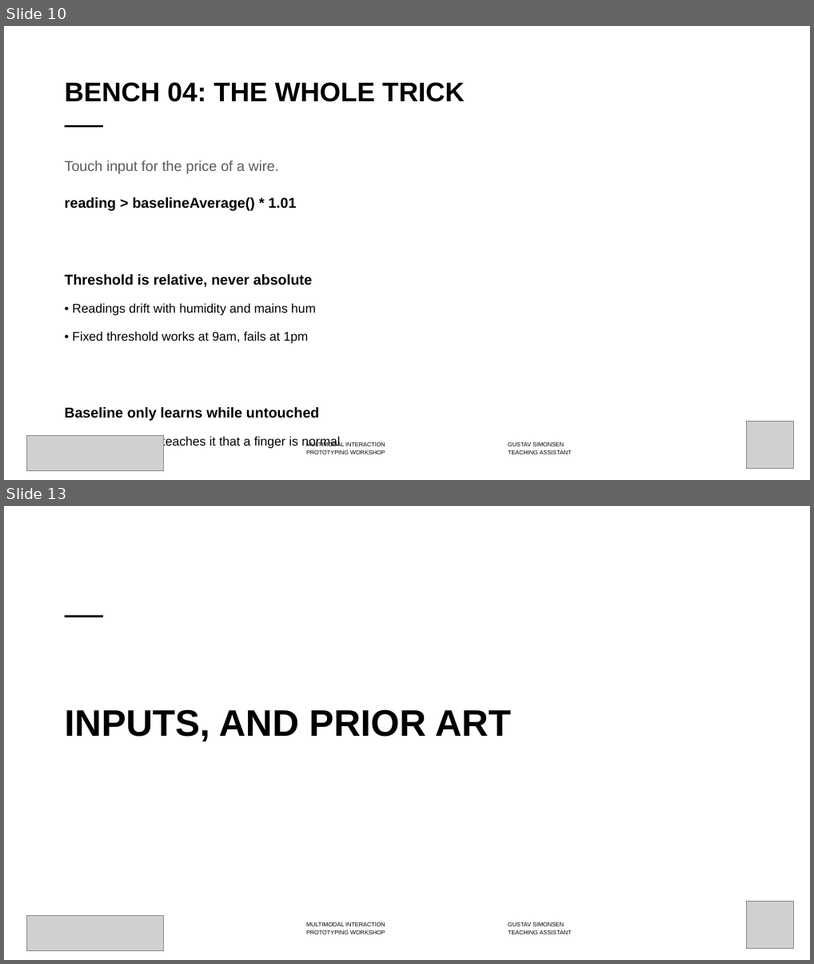
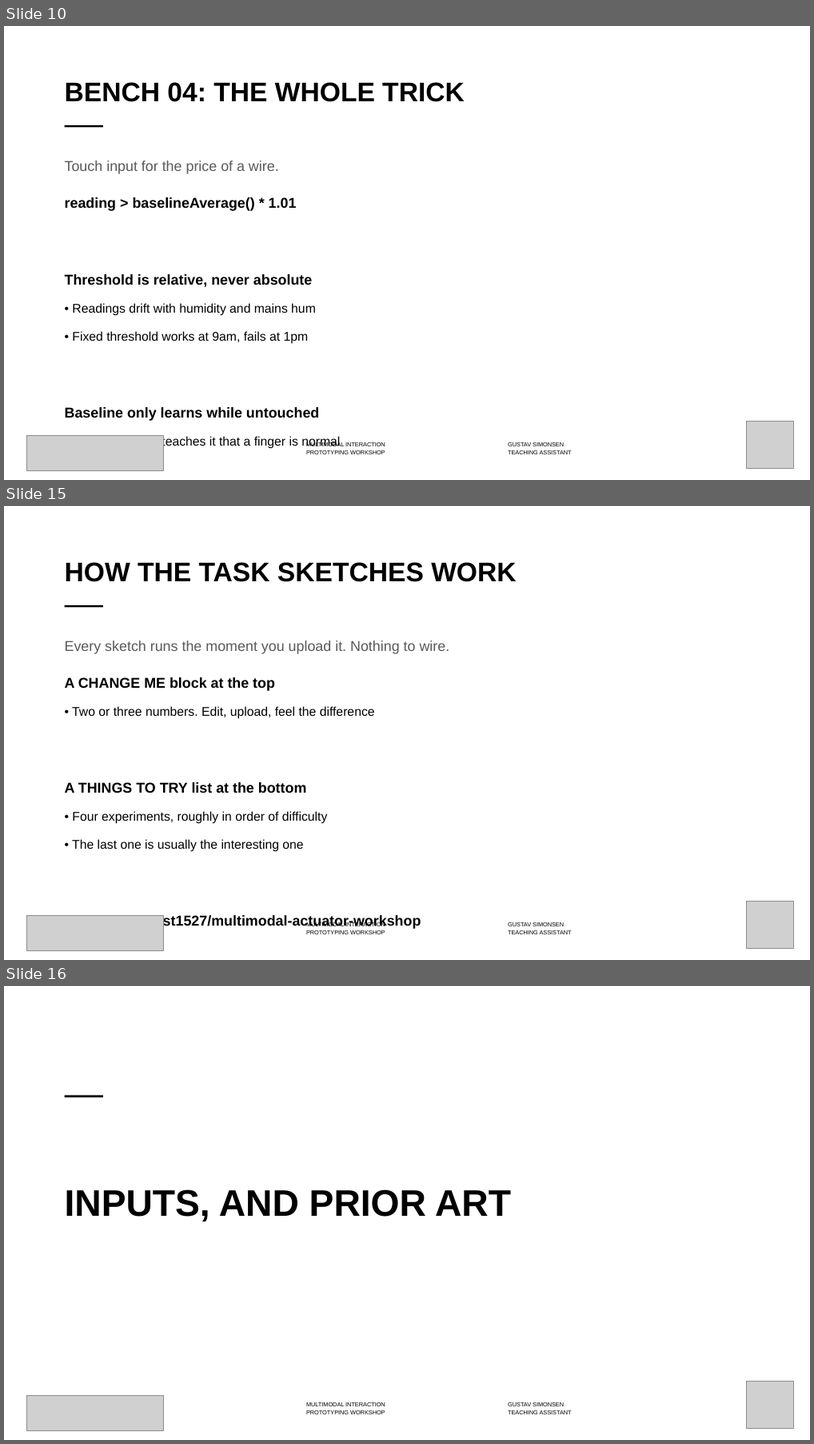
Before and after one commit to labtools-au/multimodal-actuator-workshop, a slide deck: docs/multimodal-actuator-workshop.pptx. Shown one above the other, each under a label of ours: slides 10 and 13 before the commit, slides 10, 15 and 16 after it; the slides between them are not shown. The pictures are 814x964 and 814x1444 pixels, drawn with LibreOffice and Linux fonts; fonts in the diff are those of the drawing; grey boxes stand for pictures; background and template pictures are left out. Boxes give left, top, right and bottom in pixels: in the first picture for what was removed or moved away, otherwise in the second. Text is boxed around its words. In the diff, an @@ line names an element or a change of style, - is before the commit and + after.

```diff
--- a/docs/multimodal-actuator-workshop.pptx
+++ b/docs/multimodal-actuator-workshop.pptx
@@ slide 15 added at bbox=[4, 506, 810, 960], background #FFFFFF; not listed: 3 template elements that a slide beside it also shows @@
@@ title added at bbox=[65, 562, 516, 582], 32 pt, text #000000, bold @@
+HOW THE TASK SKETCHES WORK
@@ text added at bbox=[65, 640, 450, 928], 17 pt, text #000000 @@
+Every sketch runs the moment you upload it. Nothing to wire.
+A CHANGE ME block at the top
+• Two or three numbers. Edit, upload, feel the difference
+A THINGS TO TRY list at the bottom
+• Four experiments, roughly in order of difficulty
+• The last one is usually the interesting one
+github.com/gust1527/multimodal-actuator-workshop
@@ picture added at bbox=[747, 901, 794, 948] @@
@@ picture added at bbox=[27, 915, 164, 950] @@
@@ what was slide 13 is now slide 16 @@
```
Also in this commit, not shown: 7 slides changed, 2 other slides added, 10 other files.
